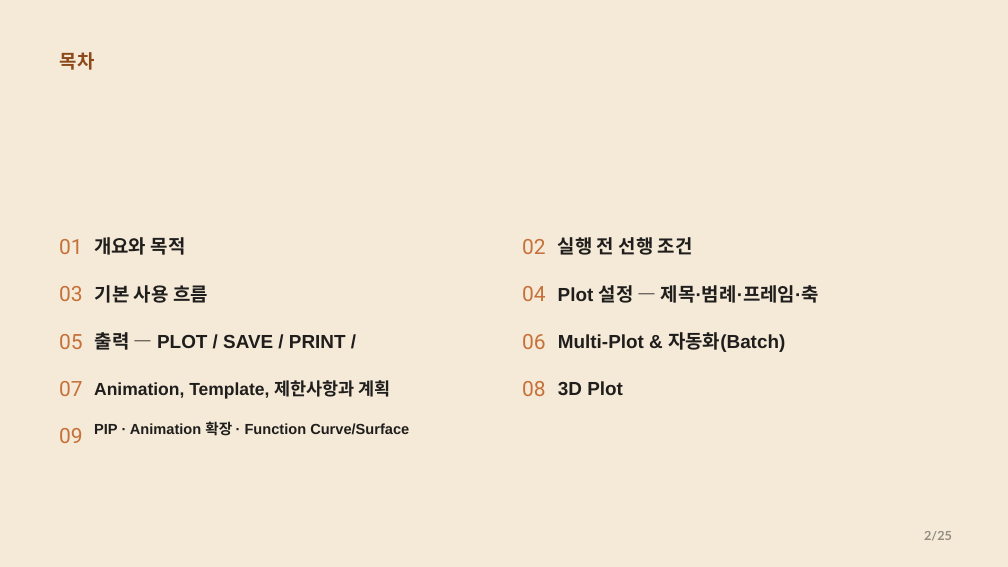
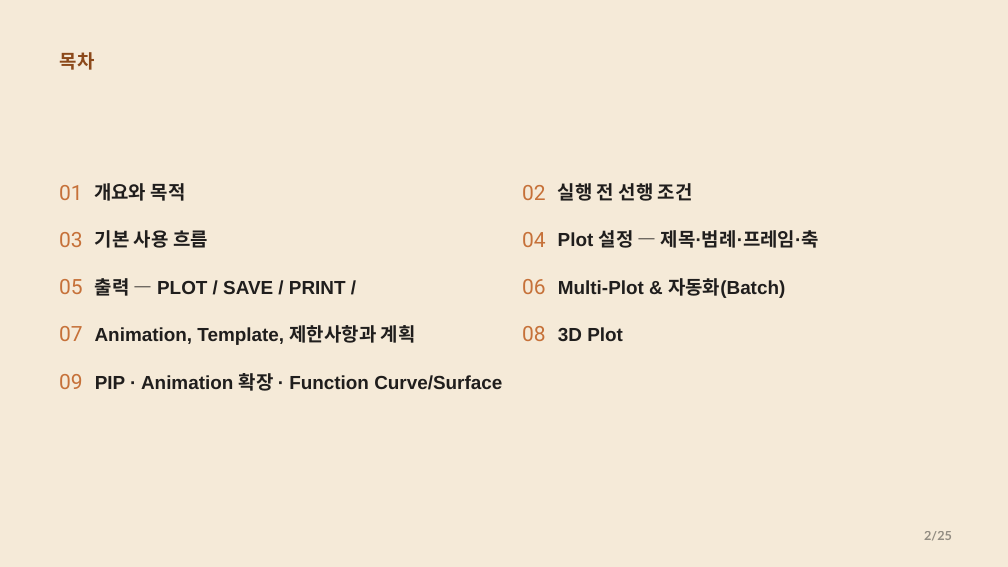
Before and after one commit to CWKIM113/CathPlot_Pub, a slide deck: slide 2 of CathPlot_발표.pptx. Drawn at 1008x567 pixels with LibreOffice and Linux fonts; fonts in the diff are those of the drawing. Boxes give left, top, right and bottom in pixels: in the first picture for what was removed or moved away, otherwise in the second. Text is boxed around its words. In the diff, an @@ line names an element or a change of style, - is before the commit and + after.

```diff
--- a/CathPlot_발표.pptx
+++ b/CathPlot_발표.pptx
@@ 16 texts: place and size @@
-16 texts at (59, 237, 819, 443)
+16 texts at (59, 183, 819, 389)
@@ line spacing 1.35 to 1.25 in 9 elements at (59, 279, 83, 294), (522, 279, 546, 294), (59, 326, 83, 341), (59, 374, 83, 389), (59, 185, 83, 200), (522, 185, 546, 200), (522, 326, 546, 341), (59, 232, 83, 247), (522, 232, 546, 247) @@
@@ line spacing 1.33 to 1.23 in 7 elements at (94, 183, 186, 201), (558, 183, 693, 201), (95, 230, 208, 248), (558, 230, 819, 248), (558, 327, 623, 341), (95, 278, 346, 296), (558, 278, 785, 298) @@
@@ text "Animation, Template, 제한사항과 계획": place and size @@
-text "Animation, Template, 제한사항과 계획" at (94, 380, 391, 399)
+text "Animation, Template, 제한사항과 계획" at (95, 325, 416, 345)
@@ text "Animation, Template, 제한사항과 계획" at (95, 325, 416, 345): size 25 to 27 pt; line spacing 1.33 to 1.23 @@
@@ text "PIP · Animation 확장 · ...": place and size @@
-text "PIP · Animation 확장 · ..." at (94, 421, 409, 436)
+text "PIP · Animation 확장 · ..." at (95, 373, 502, 391)
@@ text "PIP · Animation 확장 · ..." at (95, 373, 502, 391): size 20.9 to 27 pt; line spacing 1.13 to 1.33 @@
```
Also in this commit, not shown: 10 other slides changed.
